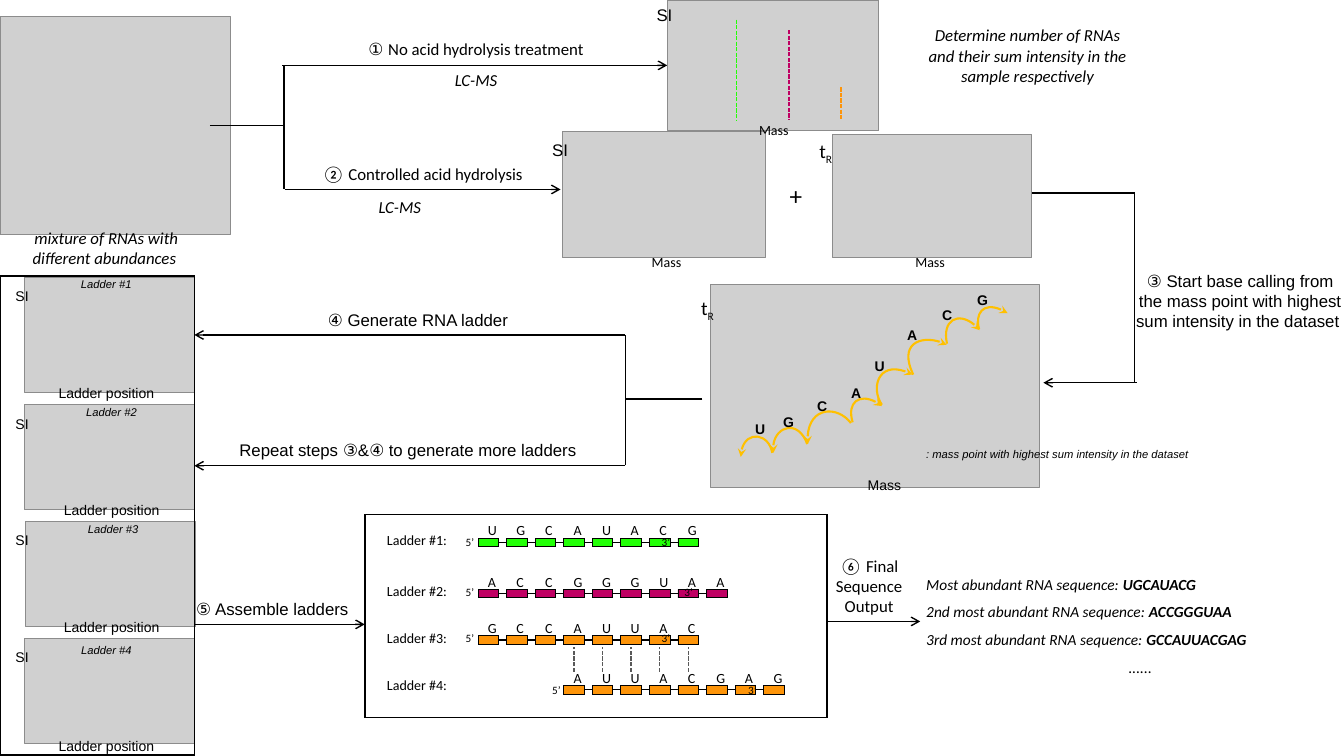
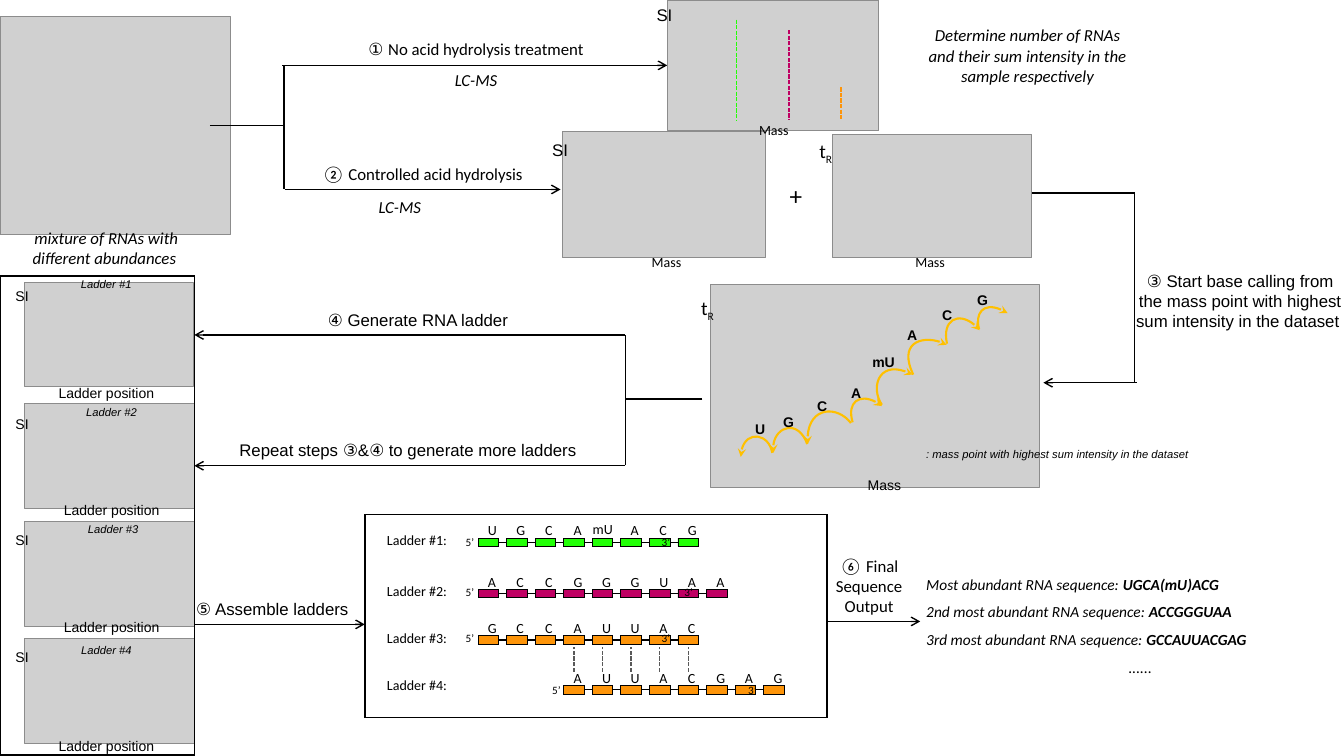
Before and after one commit to Shangsi-Lin/RNA_simulation, a slide deck: slide 3 of Data/sgRNA/Figure1/Figure 1 new version 0227.pptx. Drawn at 1344x756 pixels with LibreOffice and Linux fonts; fonts in the diff are those of the drawing; grey boxes stand for pictures; background and template pictures are left out. Boxes give left, top, right and bottom in pixels: in the first picture for what was removed or moved away, otherwise in the second. Text is boxed around its words. In the diff, an @@ line names an element or a change of style, - is before the commit and + after.

```diff
--- a/Data/sgRNA/Figure1/Figure 1 new version 0227.pptx
+++ b/Data/sgRNA/Figure1/Figure 1 new version 0227.pptx
@@ picture: place and size @@
-picture at box(25, 278, 195, 392)
+picture at box(25, 282, 194, 386)
@@ text at box(872, 357, 894, 371): text changed @@
-U
+mU
@@ text at box(593, 525, 613, 539): text changed @@
-U
+mU
@@ text at box(926, 579, 1219, 593): text changed @@
-Most abundant RNA sequence: UGCAUACG
+Most abundant RNA sequence: UGCA(mU)ACG
```
Also in this commit, not shown: 5 other files.
